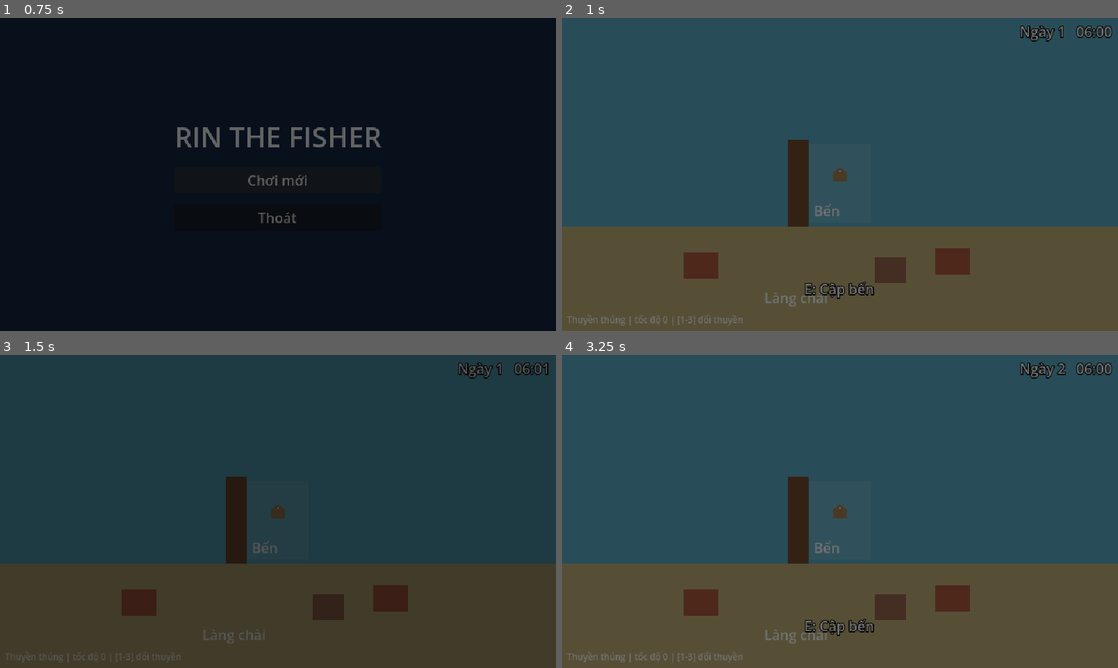
Above: before the commit, frames 1-4 (two rows, left to right).
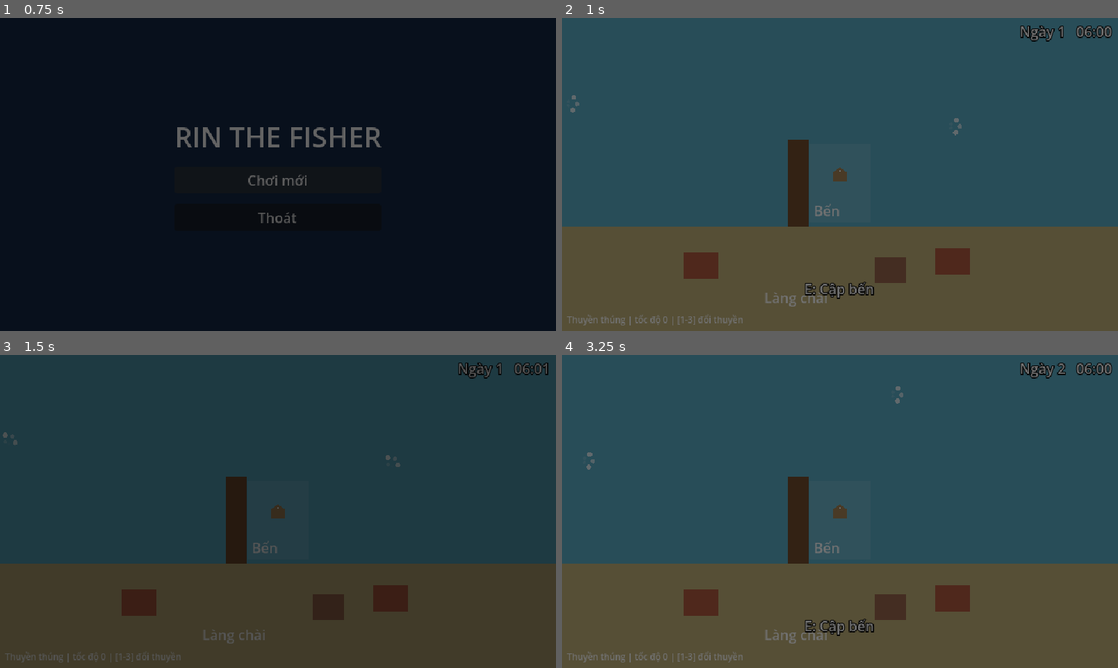
Above: after the commit, the same moments.

Repository: Th1nh2411/tide-then-table
Game: Godot game, scene res://scenes/main_menu/main_menu.tscn
The game is run twice, just before and just after one commit, with the same random seed, the same clock (stepped at 60 frames per second) and the same inputs.
Inputs:
- Up to frame 1 (0.75 s): click "Chơi mới" at 0.5 s
- Up to frame 2 (1 s): no input
- Up to frame 3 (1.5 s): hold D (turn_right) from 1.28 s (still down); hold E (interact) from 1.28 s (still down)
- Up to frame 4 (3.25 s): release D (turn_right) at 2.03 s; release E (interact) at 2.03 s; hold S (throttle_back) 2.03-2.75 s; tap E (interact) at 2.1 s; click "Ngày mới (tạm)" at 2.75 s

Frame 1 is identical in both runs. In frame 2, less than 0.1% of the frame differs, in the area x 1-72%, y 24-38%; in frame 3, less than 0.1%; in frame 4, less than 0.1%, in the area x 4-62%, y 10-37%.

Commit message:
feat(fishing): add fish data, catalog and fishing spots (Phase 3)

Diff:
--- /dev/null
+++ b/data/fish/ca_mu.tres
@@ -0,0 +1,16 @@
+[gd_resource type="Resource" script_class="FishData" format=3]
+
+[ext_resource type="Script" path="res://data/resources/fish_data.gd" id="1_fish"]
+
+[resource]
+script = ExtResource("1_fish")
+id = "ca_mu"
+display_name = "Cá mú"
+shape = Array[Vector2i]([Vector2i(0, 0), Vector2i(1, 0), Vector2i(2, 0), Vector2i(0, 1), Vector2i(1, 1), Vector2i(2, 1)])
+color = Color(0.55, 0.4, 0.3, 1)
+zones = Array[int]([1, 2])
+minigame = 0
+difficulty = 0.8
+base_price = 90
+spawn_weight = 0.3
+is_aberrant = false
--- /dev/null
+++ b/data/fish/ca_thu.tres
@@ -0,0 +1,16 @@
+[gd_resource type="Resource" script_class="FishData" format=3]
+
+[ext_resource type="Script" path="res://data/resources/fish_data.gd" id="1_fish"]
+
+[resource]
+script = ExtResource("1_fish")
+id = "ca_thu"
+display_name = "Cá thu"
+shape = Array[Vector2i]([Vector2i(0, 0), Vector2i(1, 0), Vector2i(2, 0)])
+color = Color(0.45, 0.6, 0.75, 1)
+zones = Array[int]([2])
+minigame = 0
+difficulty = 0.5
+base_price = 40
+spawn_weight = 0.7
+is_aberrant = false
--- /dev/null
+++ b/data/fish/ca_thu_phat_sang.tres
@@ -0,0 +1,16 @@
+[gd_resource type="Resource" script_class="FishData" format=3]
+
+[ext_resource type="Script" path="res://data/resources/fish_data.gd" id="1_fish"]
+
+[resource]
+script = ExtResource("1_fish")
+id = "ca_thu_phat_sang"
+display_name = "Cá thu phát sáng"
+shape = Array[Vector2i]([Vector2i(0, 0), Vector2i(1, 0), Vector2i(2, 0)])
+color = Color(0.4, 1.0, 0.85, 1)
+zones = Array[int]([2, 3])
+minigame = 0
+difficulty = 0.9
+base_price = 200
+spawn_weight = 0.03
+is_aberrant = true
--- /dev/null
+++ b/data/fish/cua.tres
@@ -0,0 +1,16 @@
+[gd_resource type="Resource" script_class="FishData" format=3]
+
+[ext_resource type="Script" path="res://data/resources/fish_data.gd" id="1_fish"]
+
+[resource]
+script = ExtResource("1_fish")
+id = "cua"
+display_name = "Cua"
+shape = Array[Vector2i]([Vector2i(0, 0), Vector2i(1, 0), Vector2i(0, 1), Vector2i(1, 1)])
+color = Color(0.85, 0.35, 0.2, 1)
+zones = Array[int]([1])
+minigame = 1
+difficulty = 0.4
+base_price = 50
+spawn_weight = 0.6
+is_aberrant = false
--- /dev/null
+++ b/data/fish/fish_catalog.tres
@@ -0,0 +1,15 @@
+[gd_resource type="Resource" script_class="FishCatalog" format=3]
+
+[ext_resource type="Script" path="res://data/resources/fish_catalog.gd" id="1_catalog"]
+[ext_resource type="Script" path="res://data/resources/fish_data.gd" id="1_fishdata"]
+[ext_resource type="Resource" path="res://data/fish/oc_huong.tres" id="2_oc_huong"]
+[ext_resource type="Resource" path="res://data/fish/tom.tres" id="3_tom"]
+[ext_resource type="Resource" path="res://data/fish/muc.tres" id="4_muc"]
+[ext_resource type="Resource" path="res://data/fish/ca_thu.tres" id="5_ca_thu"]
+[ext_resource type="Resource" path="res://data/fish/cua.tres" id="6_cua"]
+[ext_resource type="Resource" path="res://data/fish/ca_mu.tres" id="7_ca_mu"]
+[ext_resource type="Resource" path="res://data/fish/ca_thu_phat_sang.tres" id="8_ca_thu_phat_sang"]
+
+[resource]
+script = ExtResource("1_catalog")
+fish = Array[ExtResource("1_fishdata")]([ExtResource("2_oc_huong"), ExtResource("3_tom"), ExtResource("4_muc"), ExtResource("5_ca_thu"), ExtResource("6_cua"), ExtResource("7_ca_mu"), ExtResource("8_ca_thu_phat_sang")])
--- /dev/null
+++ b/data/fish/muc.tres
@@ -0,0 +1,16 @@
+[gd_resource type="Resource" script_class="FishData" format=3]
+
+[ext_resource type="Script" path="res://data/resources/fish_data.gd" id="1_fish"]
+
+[resource]
+script = ExtResource("1_fish")
+id = "muc"
+display_name = "Mực"
+shape = Array[Vector2i]([Vector2i(0, 0), Vector2i(1, 0)])
+color = Color(0.85, 0.8, 0.95, 1)
+zones = Array[int]([0, 2])
+minigame = 0
+difficulty = 0.3
+base_price = 30
+spawn_weight = 0.6
+is_aberrant = false
--- /dev/null
+++ b/data/fish/oc_huong.tres
@@ -0,0 +1,16 @@
+[gd_resource type="Resource" script_class="FishData" format=3]
+
+[ext_resource type="Script" path="res://data/resources/fish_data.gd" id="1_fish"]
+
+[resource]
+script = ExtResource("1_fish")
+id = "oc_huong"
+display_name = "Ốc hương"
+shape = Array[Vector2i]([Vector2i(0, 0)])
+color = Color(0.95, 0.85, 0.6, 1)
+zones = Array[int]([0, 1])
+minigame = 1
+difficulty = 0.1
+base_price = 15
+spawn_weight = 1.0
+is_aberrant = false
--- /dev/null
+++ b/data/fish/tom.tres
@@ -0,0 +1,16 @@
+[gd_resource type="Resource" script_class="FishData" format=3]
+
+[ext_resource type="Script" path="res://data/resources/fish_data.gd" id="1_fish"]
+
+[resource]
+script = ExtResource("1_fish")
+id = "tom"
+display_name = "Tôm"
+shape = Array[Vector2i]([Vector2i(0, 0), Vector2i(1, 0)])
+color = Color(1.0, 0.55, 0.45, 1)
+zones = Array[int]([0])
+minigame = 1
+difficulty = 0.2
+base_price = 25
+spawn_weight = 0.8
+is_aberrant = false
--- /dev/null
+++ b/data/resources/fish_catalog.gd
@@ -0,0 +1,31 @@
+class_name FishCatalog
+extends Resource
+## List of every species in the game, plus weighted random picking by zone.
+## Add a new fish by creating its .tres and appending it to fish_catalog.tres.
+
+@export var fish: Array[FishData] = []
+
+
+func get_fish_for_zone(zone: FishData.Zone) -> Array[FishData]:
+	var result: Array[FishData] = []
+	for f in fish:
+		if f.lives_in(zone):
+			result.append(f)
+	return result
+
+
+## Weighted pick using spawn_weight. Returns null if nothing lives in the zone.
+func pick_random(zone: FishData.Zone, rng: RandomNumberGenerator) -> FishData:
+	var candidates := get_fish_for_zone(zone)
+	var total := 0.0
+	for f in candidates:
+		total += f.spawn_weight
+	if total <= 0.0:
+		return null
+	var roll := rng.randf() * total
+	for f in candidates:
+		roll -= f.spawn_weight
+		if roll < 0.0:
+			return f
+	# Float rounding can leave roll at exactly 0; fall back to the last one.
+	return candidates.back()
--- /dev/null
+++ b/data/resources/fish_data.gd
@@ -0,0 +1,28 @@
+class_name FishData
+extends Resource
+## One catchable species. One .tres per species lives in res://data/fish/.
+
+enum Zone { NEARSHORE, REEF, OPEN_SEA, FOG }
+enum Minigame { TENSION, TIMING }
+
+@export var id: String = ""
+## Vietnamese name shown to the player.
+@export var display_name: String = ""
+## Cells occupied in the hold grid, origin (0,0). x = column, y = row.
+@export var shape: Array[Vector2i] = [Vector2i.ZERO]
+## Placeholder color (hold blocks, minigame, etc.).
+@export var color: Color = Color.WHITE
+## Zones where this species can bite.
+@export var zones: Array[Zone] = []
+@export var minigame: Minigame = Minigame.TIMING
+## 0..1. Drives needle speed, green zone size and struggling in the minigame.
+@export_range(0.0, 1.0) var difficulty: float = 0.5
+@export var base_price: int = 10
+## Relative chance among species of the same zone.
+@export var spawn_weight: float = 1.0
+## Aberrant (mutated) fish: story clue, special minigame look.
+@export var is_aberrant: bool = false
+
+
+func lives_in(zone: Zone) -> bool:
+	return zones.has(zone)
--- /dev/null
+++ b/scenes/sea/fishing_controller.gd
@@ -0,0 +1,45 @@
+class_name FishingController
+extends Node
+## Handles a fishing attempt at a spot: picks the species by zone and weight,
+## spends a cast and in-game time, then hands the fish to the minigame.
+## Phase 3: the minigame is not built yet, so it just announces the bite.
+
+## Emitted when a fish bites. Phase 4 opens the minigame from here.
+signal fish_hooked(fish: FishData)
+
+@export var catalog: FishCatalog
+@export var spawner: FishingSpotSpawner
+@export var boat: Boat
+@export var hud: SeaHud
+## In-game minutes each cast costs (on top of real minigame time).
+@export var minutes_per_cast: float = 20.0
+
+var _rng := RandomNumberGenerator.new()
+
+
+func _ready() -> void:
+	_rng.randomize()
+	spawner.spot_fishable_changed.connect(_on_spot_fishable_changed)
+	spawner.fishing_requested.connect(_on_fishing_requested)
+
+
+func _on_spot_fishable_changed(spot: FishingSpot, can_fish: bool) -> void:
+	if can_fish:
+		hud.show_prompt("E: Câu (còn %d lượt)" % spot.casts_left)
+	else:
+		hud.hide_prompt()
+
+
+func _on_fishing_requested(spot: FishingSpot) -> void:
+	var fish := catalog.pick_random(spot.zone, _rng)
+	if fish == null:
+		push_warning("No fish defined for zone %d" % spot.zone)
+		return
+	boat.speed = 0.0
+	spot.use_cast()
+	if spot.casts_left > 0:
+		_on_spot_fishable_changed(spot, true)  # refresh remaining-casts text
+	DayClock.advance(minutes_per_cast)
+	# Placeholder until the minigame exists (Phase 4).
+	hud.flash_message("Cá cắn câu: %s" % fish.display_name)
+	fish_hooked.emit(fish)
--- /dev/null
+++ b/scenes/sea/fishing_spot.gd
@@ -0,0 +1,75 @@
+class_name FishingSpot
+extends Area2D
+## Bubbling patch of water with a limited number of casts.
+## When the boat is inside and slow enough, `interact` requests fishing.
+## Disappears once all casts are used; new spots spawn the next day.
+
+signal fishable_changed(spot: FishingSpot, can_fish: bool)
+signal fishing_requested(spot: FishingSpot)
+
+## Boat must be slower than this (px/s) to start fishing.
+@export var max_fishing_speed: float = 15.0
+@export var bubble_color: Color = Color(1, 1, 1, 0.85)
+@export var bubble_spread: float = 8.0
+@export var blink_speed: float = 4.0
+
+## Set by the spawner before the spot enters the tree.
+var zone: FishData.Zone = FishData.Zone.NEARSHORE
+var casts_left: int = 3
+
+var _boat: Boat
+var _can_fish: bool = false
+var _time: float = 0.0
+
+
+func _ready() -> void:
+	body_entered.connect(_on_body_entered)
+	body_exited.connect(_on_body_exited)
+
+
+func _process(delta: float) -> void:
+	_time += delta
+	queue_redraw()
+	var can_fish := _boat != null and absf(_boat.speed) <= max_fishing_speed and casts_left > 0
+	_set_can_fish(can_fish)
+
+
+func _unhandled_input(event: InputEvent) -> void:
+	if _can_fish and event.is_action_pressed("interact"):
+		get_viewport().set_input_as_handled()
+		fishing_requested.emit(self)
+
+
+## Consume one cast. The spot removes itself when empty.
+func use_cast() -> void:
+	casts_left -= 1
+	if casts_left <= 0:
+		_set_can_fish(false)
+		queue_free()
+
+
+func _set_can_fish(value: bool) -> void:
+	if value != _can_fish:
+		_can_fish = value
+		fishable_changed.emit(self, value)
+
+
+func _on_body_entered(body: Node2D) -> void:
+	if body is Boat:
+		_boat = body
+
+
+func _on_body_exited(body: Node2D) -> void:
+	if body == _boat:
+		_boat = null
+
+
+func _draw() -> void:
+	# A few bubbles pulsing out of phase reads as "something is down there".
+	for i in 5:
+		var angle := TAU * i / 5.0 + _time * 0.5
+		var pulse := 0.5 + 0.5 * sin(_time * blink_speed + i * 1.7)
+		var offset := Vector2.RIGHT.rotated(angle) * bubble_spread * (0.4 + 0.6 * pulse)
+		var bubble := bubble_color
+		bubble.a *= pulse
+		draw_circle(offset, 1.5 + pulse * 1.5, bubble)
--- /dev/null
+++ b/scenes/sea/fishing_spot.tscn
@@ -0,0 +1,12 @@
+[gd_scene format=3]
+
+[ext_resource type="Script" path="res://scenes/sea/fishing_spot.gd" id="1_spot"]
+
+[sub_resource type="CircleShape2D" id="CircleShape2D_spot"]
+radius = 28.0
+
+[node name="FishingSpot" type="Area2D"]
+script = ExtResource("1_spot")
+
+[node name="CollisionShape2D" type="CollisionShape2D" parent="."]
+shape = SubResource("CircleShape2D_spot")
--- /dev/null
+++ b/scenes/sea/fishing_spot_spawner.gd
@@ -0,0 +1,72 @@
+class_name FishingSpotSpawner
+extends Node2D
+## Spawns fishing spots at random free positions inside every SeaZone at the
+## start of the day (the sea scene is reloaded each day, so spots reset too).
+## Re-emits spot signals so listeners don't have to track individual spots.
+
+signal spot_fishable_changed(spot: FishingSpot, can_fish: bool)
+signal fishing_requested(spot: FishingSpot)
+
+@export var spot_scene: PackedScene
+## Parent node whose SeaZone children define where spots can appear.
+@export var zones_root: Node
+@export var min_casts: int = 2
+@export var max_casts: int = 4
+## Radius around a spot that must be free of rocks/land.
+@export var clearance: float = 30.0
+@export var min_spot_distance: float = 120.0
+@export var max_attempts_per_spot: int = 30
+
+var _rng := RandomNumberGenerator.new()
+
+
+func _ready() -> void:
+	_rng.randomize()
+	# Physics queries only see static bodies after the first physics frame.
+	await get_tree().physics_frame
+	spawn_spots()
+
+
+func spawn_spots() -> void:
+	for child in zones_root.get_children():
+		var sea_zone := child as SeaZone
+		if sea_zone == null:
+			continue
+		for i in sea_zone.spot_count:
+			var found: bool = false
+			for attempt in max_attempts_per_spot:
+				var pos := _random_point_in(sea_zone.get_global_rect().grow(-clearance))
+				if _is_free(pos):
+					_create_spot(pos, sea_zone.zone)
+					found = true
+					break
+			if not found:
+				push_warning("No free position for spot in zone %s" % sea_zone.name)
+
+
+func _random_point_in(rect: Rect2) -> Vector2:
+	return Vector2(
+		_rng.randf_range(rect.position.x, rect.end.x),
+		_rng.randf_range(rect.position.y, rect.end.y))
+
+
+func _is_free(pos: Vector2) -> bool:
+	for spot in get_children():
+		if spot.global_position.distance_to(pos) < min_spot_distance:
+			return false
+	var shape := CircleShape2D.new()
+	shape.radius = clearance
+	var query := PhysicsShapeQueryParameters2D.new()
+	query.shape = shape
+	query.transform = Transform2D(0.0, pos)
+	return get_world_2d().direct_space_state.intersect_shape(query, 1).is_empty()
+
+
+func _create_spot(pos: Vector2, zone: FishData.Zone) -> void:
+	var spot: FishingSpot = spot_scene.instantiate()
+	spot.global_position = pos
+	spot.zone = zone
+	spot.casts_left = _rng.randi_range(min_casts, max_casts)
+	spot.fishable_changed.connect(spot_fishable_changed.emit)
+	spot.fishing_requested.connect(fishing_requested.emit)
+	add_child(spot)
--- a/scenes/sea/sea_scene.tscn
+++ b/scenes/sea/sea_scene.tscn
@@ -12,6 +12,11 @@
 [ext_resource type="Script" path="res://scenes/sea/dock.gd" id="10_dock"]
 [ext_resource type="Script" path="res://scenes/sea/day_tint.gd" id="11_tint"]
 [ext_resource type="PackedScene" path="res://scenes/ui/sea_hud.tscn" id="12_hud"]
+[ext_resource type="Script" path="res://scenes/sea/sea_zone.gd" id="13_zone"]
+[ext_resource type="Script" path="res://scenes/sea/fishing_spot_spawner.gd" id="14_spawner"]
+[ext_resource type="PackedScene" path="res://scenes/sea/fishing_spot.tscn" id="15_spot"]
+[ext_resource type="Script" path="res://scenes/sea/fishing_controller.gd" id="16_fishing"]
+[ext_resource type="Resource" path="res://data/fish/fish_catalog.tres" id="17_catalog"]
 
 [sub_resource type="RectangleShape2D" id="RectangleShape2D_dock"]
 size = Vector2(70, 90)
@@ -27,6 +32,9 @@
 offset_bottom = 560.0
 mouse_filter = 2
 color = Color(0.1, 0.28, 0.48, 1)
+script = ExtResource("13_zone")
+zone = 2
+spot_count = 4
 
 [node name="Reef" type="ColorRect" parent="Zones"]
 offset_top = 560.0
@@ -34,6 +42,9 @@
 offset_bottom = 900.0
 mouse_filter = 2
 color = Color(0.16, 0.45, 0.6, 1)
+script = ExtResource("13_zone")
+zone = 1
+spot_count = 4
 
 [node name="Nearshore" type="ColorRect" parent="Zones"]
 offset_top = 900.0
@@ -41,6 +52,9 @@
 offset_bottom = 1160.0
 mouse_filter = 2
 color = Color(0.35, 0.68, 0.78, 1)
+script = ExtResource("13_zone")
+zone = 0
+spot_count = 4
 
 [node name="MapBounds" type="StaticBody2D" parent="."]
 script = ExtResource("6_bounds")
@@ -148,6 +162,11 @@
 script = ExtResource("8_rock")
 radius = 14.0
 
+[node name="FishingSpots" type="Node2D" parent="." node_paths=PackedStringArray("zones_root")]
+script = ExtResource("14_spawner")
+spot_scene = ExtResource("15_spot")
+zones_root = NodePath("../Zones")
+
 [node name="Boat" parent="." instance=ExtResource("9_boat")]
 position = Vector2(1000, 1100)
 rotation = -1.5708
@@ -171,6 +190,13 @@
 script = ExtResource("11_tint")
 
 [node name="SeaHud" parent="." instance=ExtResource("12_hud")]
+
+[node name="FishingController" type="Node" parent="." node_paths=PackedStringArray("spawner", "boat", "hud")]
+script = ExtResource("16_fishing")
+catalog = ExtResource("17_catalog")
+spawner = NodePath("../FishingSpots")
+boat = NodePath("../Boat")
+hud = NodePath("../SeaHud")
 
 [node name="DebugLayer" type="CanvasLayer" parent="."]
 
--- /dev/null
+++ b/scenes/sea/sea_zone.gd
@@ -0,0 +1,8 @@
+class_name SeaZone
+extends ColorRect
+## Water area belonging to one fishing zone. The rect is both the visual
+## (shallow = light, open sea = dark) and where the spawner places spots.
+
+@export var zone: FishData.Zone = FishData.Zone.NEARSHORE
+## Fishing spots spawned here at the start of each day.
+@export var spot_count: int = 4
--- a/scenes/ui/sea_hud.gd
+++ b/scenes/ui/sea_hud.gd
@@ -4,6 +4,9 @@
 
 @export var warning_color: Color = Color(1.0, 0.85, 0.3)
 @export var late_color: Color = Color(1.0, 0.4, 0.35)
+@export var flash_seconds: float = 1.5
+
+var _message_token: int = 0
 
 @onready var _clock_label: Label = %ClockLabel
 @onready var _warning_label: Label = %WarningLabel
@@ -30,8 +33,19 @@
 
 ## Big centered message, e.g. when the boat gets towed.
 func show_message(text: String) -> void:
+	_message_token += 1
 	_message_label.text = text
 	_message_label.show()
+
+
+## Centered message that hides itself after `seconds`.
+func flash_message(text: String, seconds: float = flash_seconds) -> void:
+	show_message(text)
+	# Token check: a newer message must not be hidden by an older timer.
+	var token := _message_token
+	await get_tree().create_timer(seconds).timeout
+	if token == _message_token:
+		_message_label.hide()
 
 
 func _on_time_changed(_minutes: float) -> void:
Not shown, added: data/resources/fish_catalog.gd.uid
Not shown, added: data/resources/fish_data.gd.uid
Not shown, added: scenes/sea/fishing_controller.gd.uid
Not shown, added: scenes/sea/fishing_spot.gd.uid
Not shown, added: scenes/sea/fishing_spot_spawner.gd.uid
Not shown, added: scenes/sea/sea_zone.gd.uid
Not shown, changed: PLAN.md
Not shown, removed: data/fish/.gitkeep
